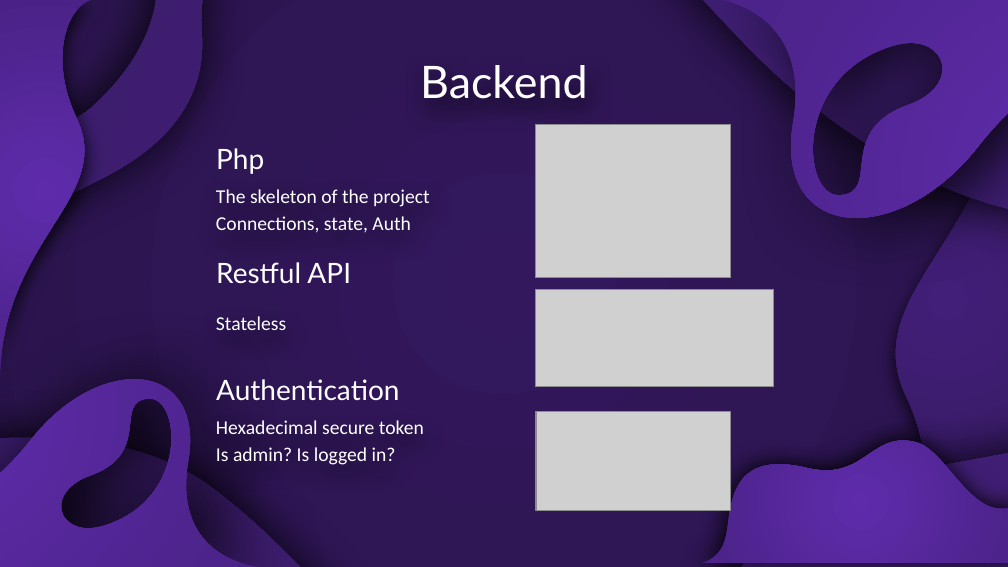
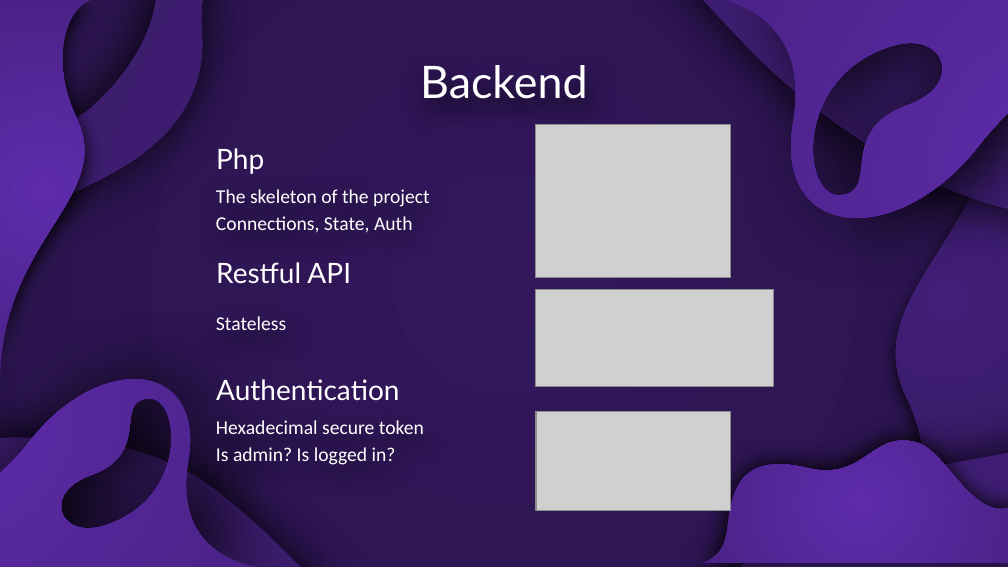
Before and after one commit to SzaboZoltan11/book-shop-website, a slide deck: slide 6 of BookShop_presentation.pptx. Drawn at 1008x567 pixels with LibreOffice and Linux fonts; fonts in the diff are those of the drawing; grey boxes stand for pictures. Boxes give left, top, right and bottom in pixels: in the first picture for what was removed or moved away, otherwise in the second. Text is boxed around its words. In the diff, an @@ line names an element or a change of style, - is before the commit and + after.

```diff
--- a/BookShop_presentation.pptx
+++ b/BookShop_presentation.pptx
@@ subtitle at <box>216,189,429,233</box>: text changed @@
-The skeleton of the project
-Connections, state, Auth
+The skeleton of the project
+Connections, State, Auth
```
Also in this commit, not shown: 4 other slides changed.
